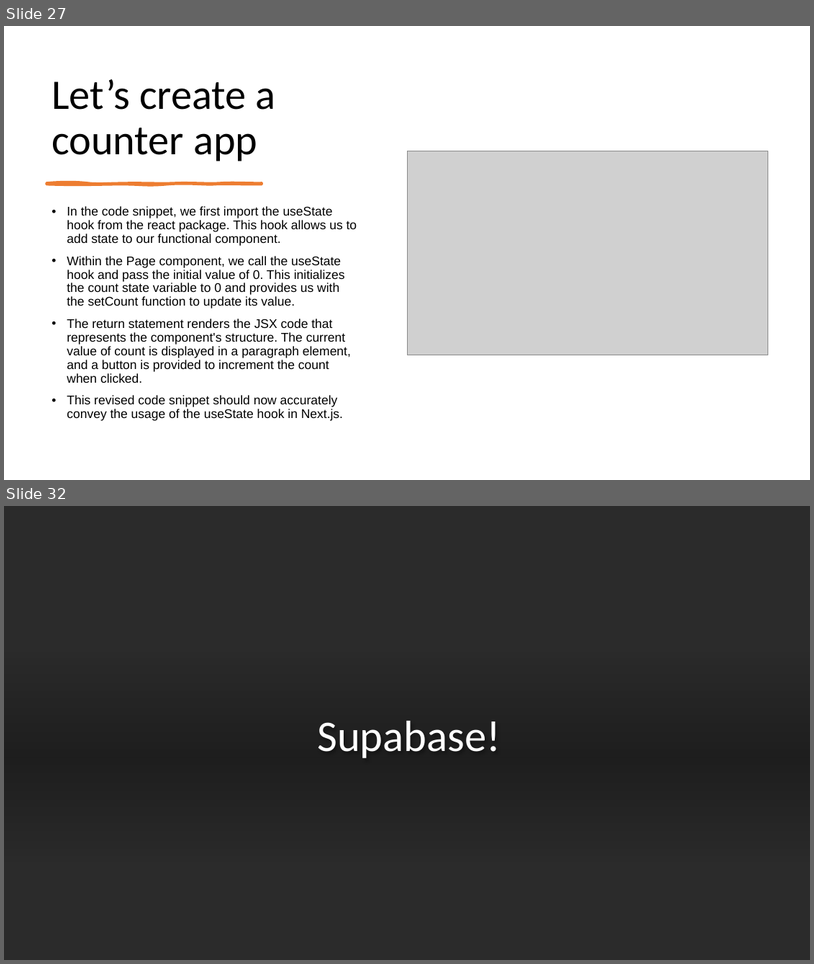
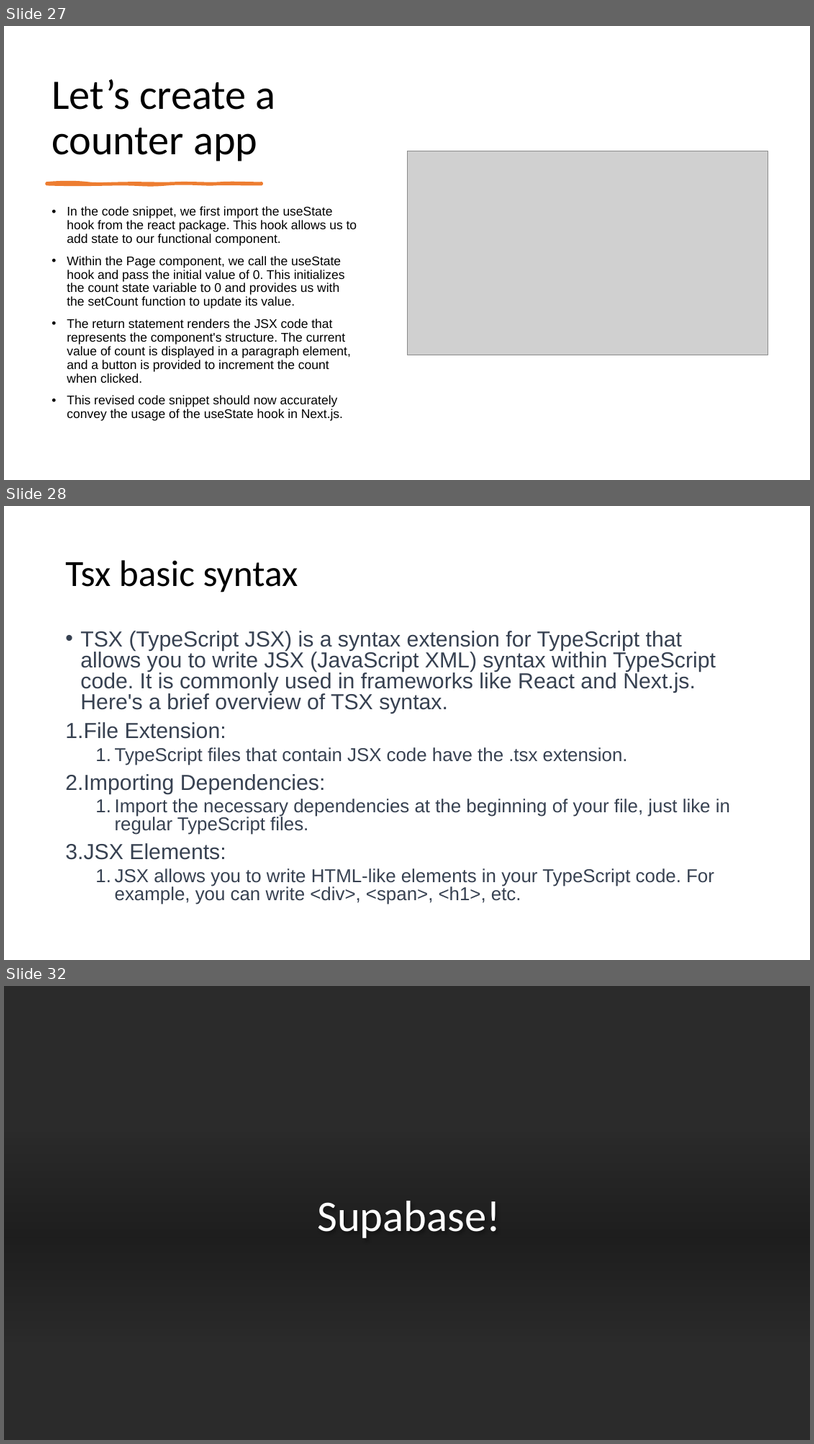
Before and after one commit to 1shaked/full-stack, a slide deck: 19ass/19ass.pptx. Shown one above the other, each under a label of ours: slides 27 and 32 before the commit, slides 27, 28 and 32 after it; the slides between them are not shown. The pictures are 814x964 and 814x1444 pixels, drawn with LibreOffice and Linux fonts; fonts in the diff are those of the drawing; grey boxes stand for pictures; background and template pictures are left out; a plain dark background stands for a picture behind light text. Boxes give left, top, right and bottom in pixels: in the first picture for what was removed or moved away, otherwise in the second. Text is boxed around its words. In the diff, an @@ line names an element or a change of style, - is before the commit and + after.

```diff
--- a/19ass/19ass.pptx
+++ b/19ass/19ass.pptx
@@ slide 28 added at box(4, 506, 810, 960), background #FFFFFF @@
@@ title added at box(65, 560, 298, 592), 44 pt, text #000000 @@
+Tsx basic syntax
@@ text added at box(65, 631, 730, 904), 22.2 pt, text #374151 @@
+• TSX (TypeScript JSX) is a syntax extension for TypeScript that allows you to write JSX (JavaScript XML) syntax within TypeScript code. It is commonly used in frameworks like React and Next.js. Here's a brief overview of TSX syntax.
+1. File Extension:
+  1. TypeScript files that contain JSX code have the .tsx extension.
+2. Importing Dependencies:
+  1. Import the necessary dependencies at the beginning of your file, just like in regular TypeScript files.
+3. JSX Elements:
+  1. JSX allows you to write HTML-like elements in your TypeScript code. For example, you can write <div>, <span>, <h1>, etc.
```
Also in this commit, not shown: 1 slide changed, 1 other slide added, 2 slides removed, 35 other files.
